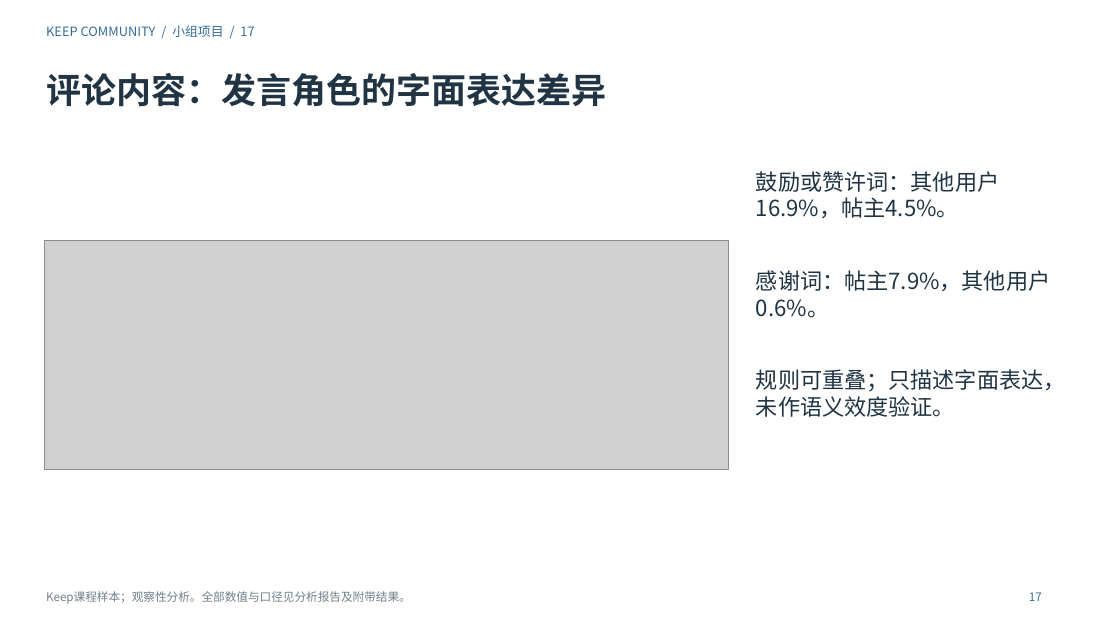
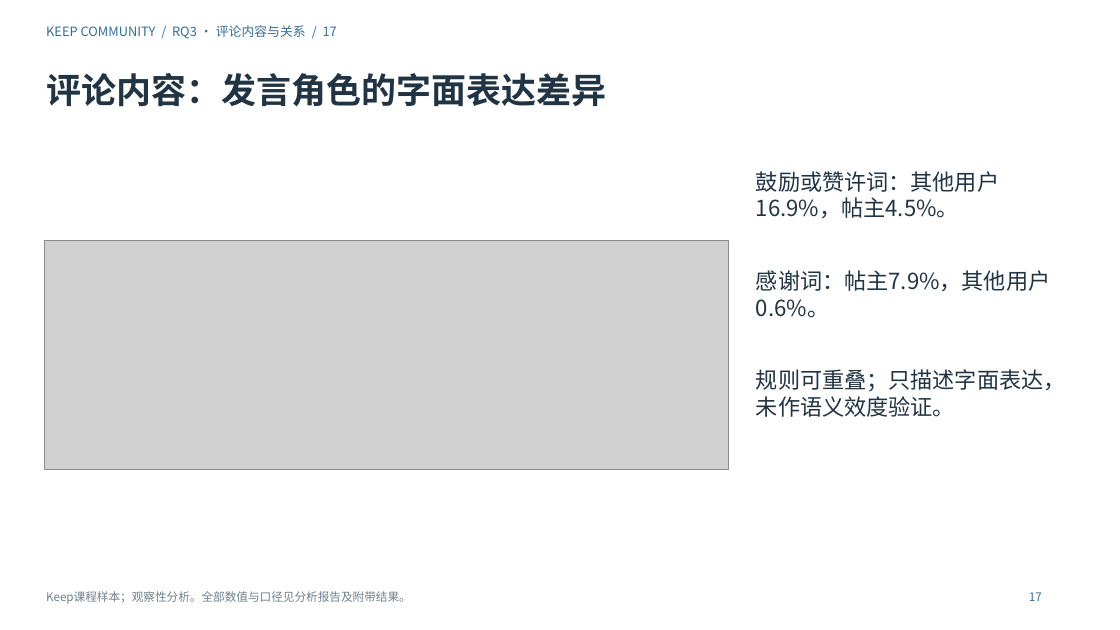
Before and after one commit to Charlie-ChenLin/keep-community-analysis, a slide deck: slide 17 of 演示文稿.pptx. Drawn at 1120x630 pixels with LibreOffice and Linux fonts; fonts in the diff are those of the drawing; grey boxes stand for pictures. Boxes give left, top, right and bottom in pixels: in the first picture for what was removed or moved away, otherwise in the second. Text is boxed around its words. In the diff, an @@ line names an element or a change of style, - is before the commit and + after.

```diff
--- a/演示文稿.pptx
+++ b/演示文稿.pptx
@@ text at <box>46,25,337,39</box>: text changed @@
-KEEP COMMUNITY / 小组项目 / 17
+KEEP COMMUNITY / RQ3 · 评论内容与关系 / 17
```
Also in this commit, not shown: 6 other slides changed, 32 other files.
